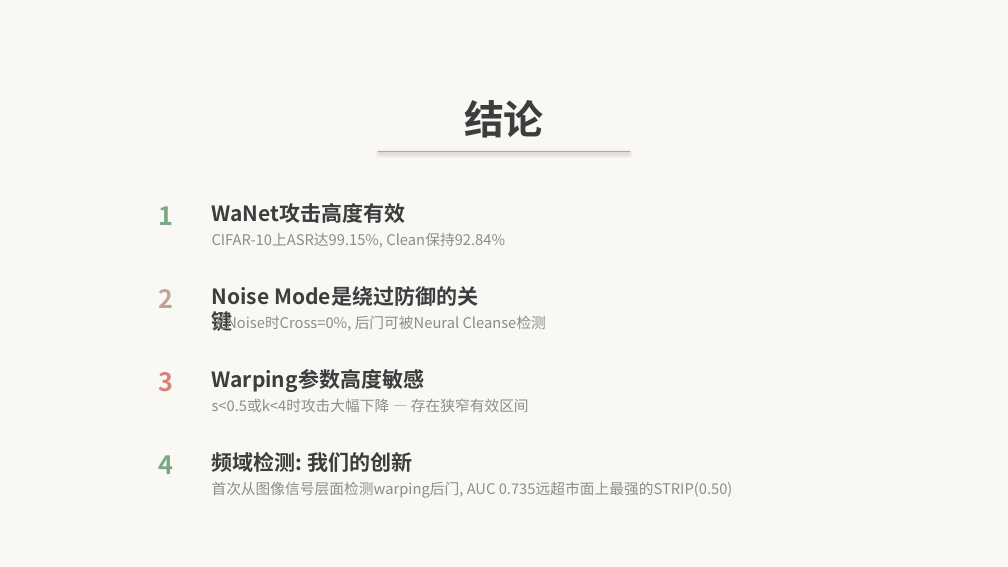
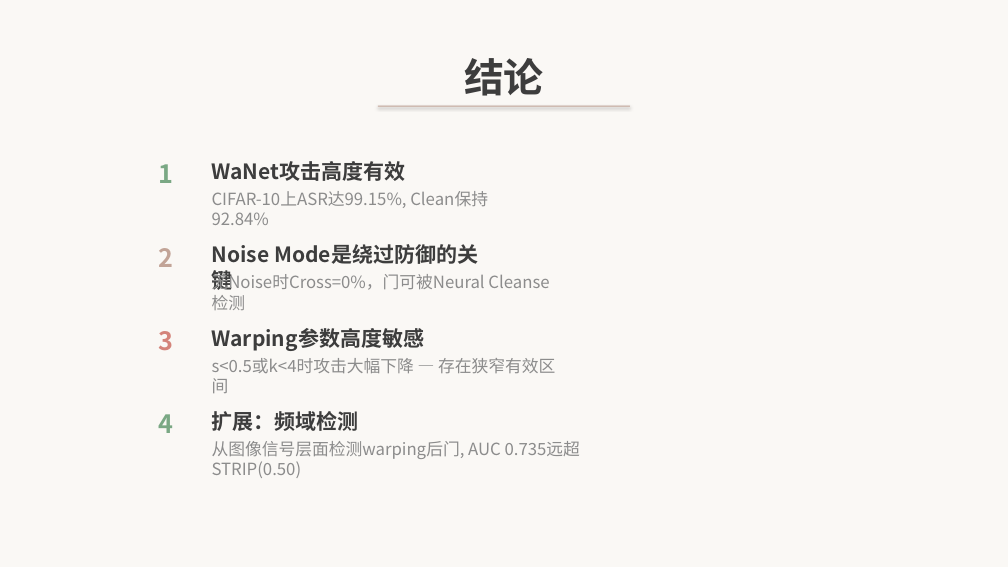
Before and after one commit to axgo-ja/NIS3353, a slide deck: slide 13 of WaNet答辩.pptx. Drawn at 1008x567 pixels with LibreOffice and Linux fonts; fonts in the diff are those of the drawing. Boxes give left, top, right and bottom in pixels: in the first picture for what was removed or moved away, otherwise in the second. Text is boxed around its words. In the diff, an @@ line names an element or a change of style, - is before the commit and + after.

```diff
--- a/WaNet答辩.pptx
+++ b/WaNet答辩.pptx
@@ text "结论": place and size @@
-text "结论" at (464, 100, 544, 138)
+text "结论" at (464, 58, 544, 96)
@@ rectangle: place and size @@
-rectangle at (378, 151, 630, 152)
+rectangle at (378, 106, 630, 107)
@@ text "CIFAR-10上ASR达99.15%, Clean保持92.84%" at (212, 191, 407, 225): size 14 to 16 pt @@
@@ text "CIFAR-10上ASR达99.15%, Clean保持92.84%": place and size @@
-text "CIFAR-10上ASR达99.15%, Clean保持92.84%" at (212, 233, 505, 247)
+text "CIFAR-10上ASR达99.15%, Clean保持92.84%" at (212, 191, 407, 225)
@@ text at (212, 271, 485, 290): text changed; size 14 to 16 pt @@
-无Noise时Cross=0%, 后门可被Neural Cleanse检测
+无Noise时Cross=0%，门可被Neural Cleanse检测
@@ text "s<0.5或k<4时攻击大幅下降 — 存在狭窄有效区间": place and size @@
-text "s<0.5或k<4时攻击大幅下降 — 存在狭窄有效区间" at (212, 399, 529, 412)
+text "s<0.5或k<4时攻击大幅下降 — 存在狭窄有效区间" at (212, 358, 555, 393)
@@ text "s<0.5或k<4时攻击大幅下降 — 存在狭窄有效区间" at (212, 358, 555, 393): size 14 to 16 pt @@
@@ 7 texts: place and size @@
-7 texts at (159, 203, 425, 474)
+7 texts at (159, 161, 425, 433)
@@ text at (212, 411, 359, 431): text changed @@
-频域检测: 我们的创新
+扩展：频域检测
@@ text at (212, 441, 580, 478): text changed; size 14 to 16 pt @@
-首次从图像信号层面检测warping后门, AUC 0.735远超市面上最强的STRIP(0.50)
+从图像信号层面检测warping后门, AUC 0.735远超STRIP(0.50)
```
Also in this commit, not shown: 14 other slides changed, 7 other files.
